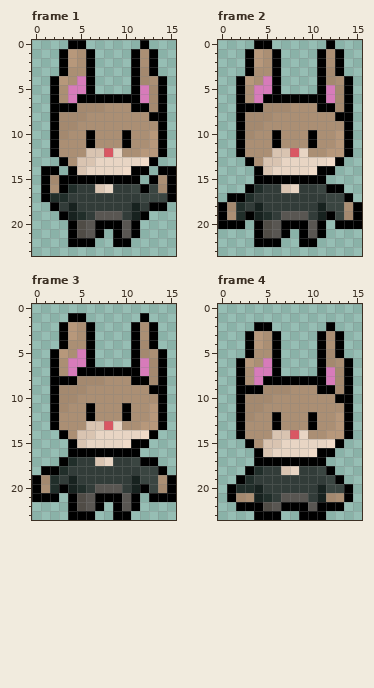
One commit to this pixel-art file: Sprites/Player/LandAnimation.ase. Above: the version before the commit.
16x24 pixels, 5 frames. Colours within 5 levels of each other are drawn and written as one. Shown: frame 1, frame 2, frame 3, frame 4. The commit also changed other frames, which this record leaves out.
After:
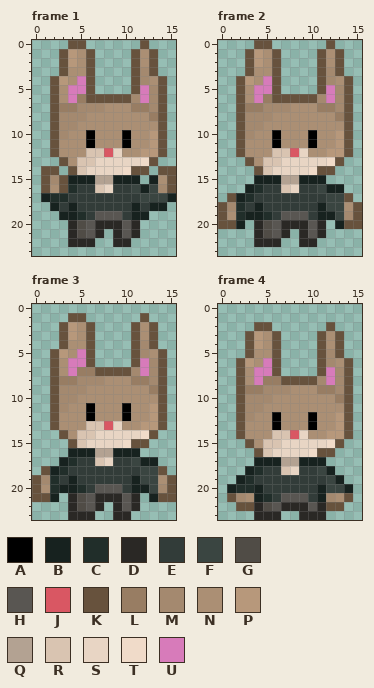
Palette (. is transparent): A #000000  B #17221f  C #212e2a  D #2a2825  E #323c39  F #3a4541  G #504c46  H #595652  J #d95763  K #67523d  L #987d63  M #a4896f  N #ab8f74  P #b7987b  Q #b3a292  R #d9c4b1  S #e8d5c4  T #f0dbc9  U #d77bba
Changes in this commit:
--- frame 1
@@ x 0..15 @@
- 0 ....AA......A...
- 1 ...APNA....ANA..
- 2 ...APNA....ANA..
- 3 ...ANNA....AMA..
- 4 ..APNUA....AMNA.
- 5 ..ANUUA....AUMA.
- 6 ..ANUAAAAAAAUMA.
- 7 ..AAAMMMNNNAAMA.
- 8 ..AMMMNNNNNNNAA.
- 9 ..AMMNNNNNNNNNA.
-10 ..AMNNANNNANNPA.
-11 ..ANNNANNNANNPA.
-12 ..ANNNRRJSNNPPA.
-13 ...ANRRSSSSSTA..
-14 .AA.ARSSSSTAA.AA
-15 .AMAAAAAAAAA.ANA
-16 .ANACEERSEEFAFMA
-17 .ACCEEEEEEEEFFFA
-18 ..AEBEEEEEEBEAA.
-19 ...ABCEHHHEBA...
-20 ....AGHAAAHA....
-21 ....AGHA.AHA....
-22 ....AAA..AA.....
+ 0 ....KK......K...
+ 1 ...KPNK....KNK..
+ 2 ...KPNK....KNK..
+ 3 ...KNNK....KMK..
+ 4 ..KPNUK....KMNK.
+ 5 ..KNUUK....KUMK.
+ 6 ..KNULKKKKKMUMK.
+ 7 ..KLLMMMNNNLLMK.
+ 8 ..KMMMNNNNNNNLK.
+ 9 ..KMMNNNNNNNNNK.
+10 ..KMNNANNNANNPK.
+11 ..KNNNANNNANNPK.
+12 ..KNNNRRJSNNPPK.
+13 ...KNRRSSSSSTK..
+14 .KK.KRSSSSTKK.KK
+15 .KMKBBBQQBBB.BNK
+16 .KNKCEERSEEFBFMK
+17 .BCCEEEEEEEEFFFB
+18 ..BEBEEEEEEBEBB.
+19 ...BBCEHHHEBB...
+20 ....DGHDDDHD....
+21 ....DGHD.DHD....
+22 ....DDD..DD.....
 23 ................
--- frame 2
@@ x 0..15 @@
- 0 ....AA......A...
- 1 ...APNA....ANA..
- 2 ...APNA....ANA..
- 3 ...ANNA....AMA..
- 4 ..APNUA....AMNA.
- 5 ..ANUUA....AUMA.
- 6 ..ANUAAAAAAAUMA.
- 7 ..AAAMMMNNNAAMA.
- 8 ..AMMMNNNNNNNAA.
- 9 ..AMMNNNNNNNNNA.
-10 ..AMNNANNNANNPA.
-11 ..ANNNANNNANNPA.
-12 ..ANNNRRJSNNPPA.
-13 ...ANRRSSSSSTA..
-14 ....ARSSSSTAA...
-15 ....AAAAAAAA....
-16 ...ACEERSEEFAA..
-17 .AACEEEEEEEEFFA.
-18 AMCEBEEEEEEBFFNA
-19 ANCABCEHHHEBAFMA
-20 AAA.AGHAAAHA.AAA
-21 ....AGHA.AHA....
-22 ....AAA..AA.....
+ 0 ....KK......K...
+ 1 ...KPNK....KNK..
+ 2 ...KPNK....KNK..
+ 3 ...KNNK....KMK..
+ 4 ..KPNUK....KMNK.
+ 5 ..KNUUK....KUMK.
+ 6 ..KNULKKKKKMUMK.
+ 7 ..KLLMMMNNNLLMK.
+ 8 ..KMMMNNNNNNNLK.
+ 9 ..KMMNNNNNNNNNK.
+10 ..KMNNANNNANNPK.
+11 ..KNNNANNNANNPK.
+12 ..KNNNRRJSNNPPK.
+13 ...KNRRSSSSSTK..
+14 ....KRSSSSTKK...
+15 ....BBBQQBBB....
+16 ...BCEERSEEFBB..
+17 .KBCEEEEEEEEFFK.
+18 KMCEBEEEEEEBFFNK
+19 KNCBBCEHHHEBBFMK
+20 KKB.DGHDDDHD.BKK
+21 ....DGHD.DHD....
+22 ....DDD..DD.....
 23 ................
--- frame 3
@@ x 0..15 @@
  0 ................
- 1 ....AA......A...
- 2 ...APNA....ANA..
- 3 ...APNA....ANA..
- 4 ...ANNA....AMA..
- 5 ..APNUA....AMNA.
- 6 ..ANUUA....AUMA.
- 7 ..ANUAAAAAAAUMA.
- 8 ..AAAMMMNNNAAMA.
- 9 ..AMMMNNNNNNNAA.
-10 ..AMMNNNNNNNNNA.
-11 ..AMNNANNNANNPA.
-12 ..ANNNANNNANNPA.
-13 ..ANNNRRJSNNPPA.
-14 ...ANRRSSSSSTA..
-15 ....ARSSSSTAA...
-16 ....AAAAAAAA....
-17 ...ACEERSEEFAA..
-18 .AACEEEEEEEEFFA.
-19 AMCEBEEEEEEBFFNA
-20 ANCABCEHHHEBAFMA
-21 AAA.AGHAAAHA.AAA
-22 ....AGHA.AHA....
-23 ....AAA..AA.....
+ 1 ....KK......K...
+ 2 ...KPNK....KNK..
+ 3 ...KPNK....KNK..
+ 4 ...KNNK....KMK..
+ 5 ..KPNUK....KMNK.
+ 6 ..KNUUK....KUMK.
+ 7 ..KNULLKKKKMUMK.
+ 8 ..KLLMMMNNNLLMK.
+ 9 ..KMMMNNNNNNNLK.
+10 ..KMMNNNNNNNNNK.
+11 ..KMNNANNNANNPK.
+12 ..KNNNANNNANNPK.
+13 ..KNNNRRJSNNPPK.
+14 ...KNRRSSSSSTK..
+15 ....KRSSSSTKK...
+16 ....BBBQQBBB....
+17 ...BCEERSEEFBB..
+18 .KBCEEEEEEEEFFK.
+19 KMCEBEEEEEEBFFNK
+20 KNCBBCEHHHEBBFMK
+21 KKB.DGHDDDHD.BKK
+22 ....DGHD.DHD....
+23 ....DDD..DD.....
--- frame 4
@@ x 0..15 @@
  1 ................
- 2 ....AA......A...
- 3 ...APNA....ANA..
- 4 ...APNA....ANA..
- 5 ...ANNA....AMA..
- 6 ..APNUA....AMNA.
- 7 ..ANUUA....AUMA.
- 8 ..ANUAAAAAAAUMA.
- 9 ..AAAMMMNNNAAMA.
-10 ..AMMMNNNNNNNAA.
-11 ..AMMNNNNNNNNNA.
-12 ..AMNNANNNANNPA.
-13 ..ANNNANNNANNPA.
-14 ..ANNNRRJSNNPPA.
-15 ...ANRRSSSSSTA..
-16 ....ARSSSSTAA...
-17 ....AAAAAAAA....
-18 ...ACEERSEEFA...
-19 ..ACEEEEEEEEFA..
-20 .ACCBEEEEEEBFFA.
-21 .AMNBCEHHHEBMNA.
-22 ..AAAGHAAAHAAA..
-23 ....AAA..AAA....
+ 2 ....KK......K...
+ 3 ...KPNK....KNK..
+ 4 ...KPNK....KNK..
+ 5 ...KNNK....KMK..
+ 6 ..KPNUK....KMNK.
+ 7 ..KNUUK....KUMK.
+ 8 ..KNULLKKKKMUMK.
+ 9 ..KLLMMMNNNLLMK.
+10 ..KMMMNNNNNNNLK.
+11 ..KMMNNNNNNNNNK.
+12 ..KMNNANNNANNPK.
+13 ..KNNNANNNANNPK.
+14 ..KNNNRRJSNNPPK.
+15 ...KNRRSSSSSTK..
+16 ....KRSSSSTKK...
+17 ....BBBQQBBB....
+18 ...BCEERSEEFB...
+19 ..BCEEEEEEEEFB..
+20 .BCCBEEEEEEBFFB.
+21 .KMNBCEHHHEBMNK.
+22 ..KKDGHDDDHDKK..
+23 ....DDD..DDD....
Changed places in both pictures, as pixel boxes (x1, y1, x2, y2):
changed: (41, 40, 176, 247)
changed: (218, 40, 362, 247)
changed: (32, 313, 176, 520)
changed: (227, 322, 353, 520)
